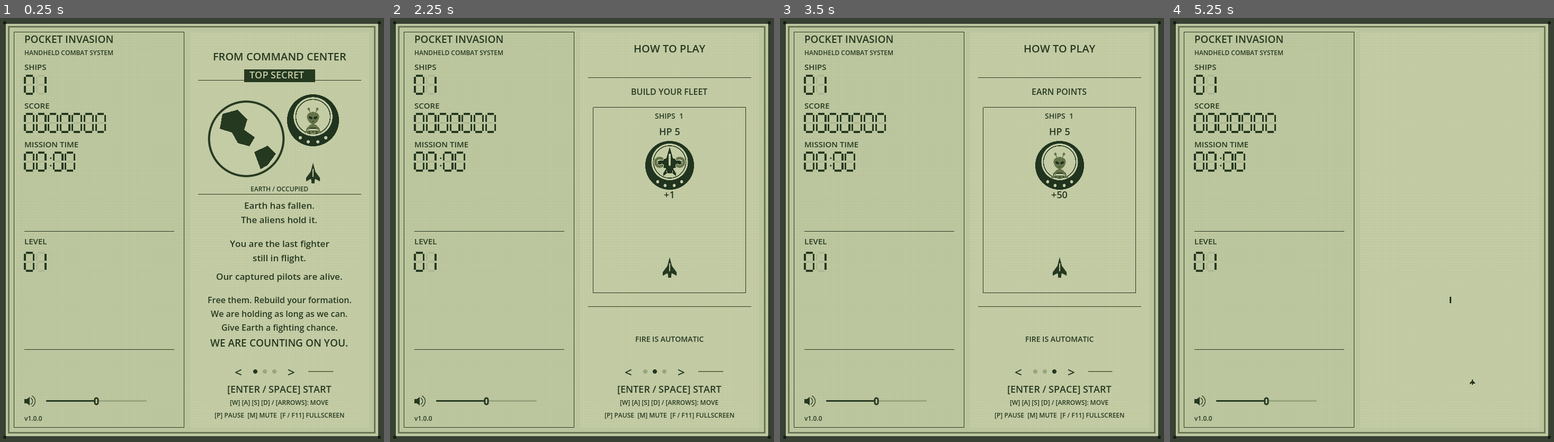
Above: before the commit, frames 1-4 (left to right).
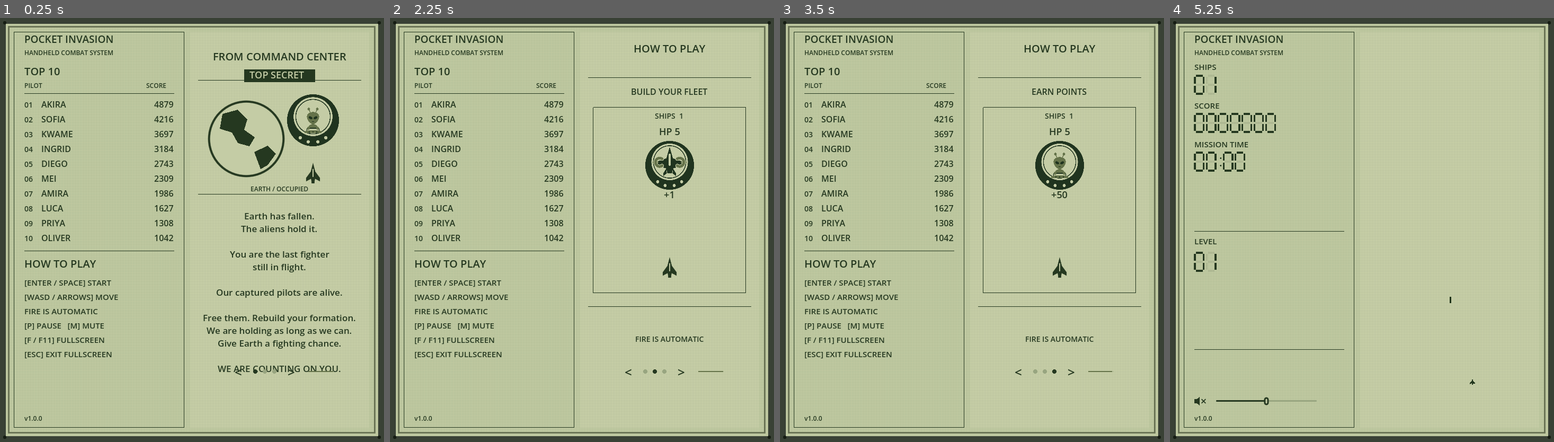
Above: after the commit, the same moments.

Repository: barmassimo/pocket-invasion
Game: Godot game, scene res://scenes/main.tscn
The game is run twice, just before and just after one commit, with the same random seed, the same clock (stepped at 60 frames per second) and the same inputs.
Inputs (mouse positions are in pixels of both pictures, inside the frame that each line leads up to):
- Up to frame 1 (0.25 s): no input
- Up to frame 2 (2.25 s): click "<" at 0.5 s; click (643, 369) at 1.27 s; click (654, 369) at 2.02 s
- Up to frame 3 (3.5 s): click (1052, 369) at 2.77 s
- Up to frame 4 (5.25 s): click ">" at 3.5 s; click (1196, 399) at 4.27 s; tap Enter at 5 s; move the mouse to (1446, 208) at 5.02 s; hold Right from 5.03 s (still down); tap M at 5.1 s; click (1446, 208) at 5.17 s

The runs differ from the first frame. In frame 1, 6.7% of the frame differs, in the area x 6-93%, y 11-95%; in frame 2, 3.7%; in frame 3, 3.7%; in frame 4, less than 0.1%.

Commit message:
Add local top ten scores and refine attract interface

Diff:
--- a/game/scripts/attract_demo.gd
+++ b/game/scripts/attract_demo.gd
@@ -71,9 +71,6 @@
 			text_at(512 + i * 25, lines[i], 16)
 	else:
 		text_at(546, "FIRE IS AUTOMATIC", 14)
-	text_at(642, "[ENTER / SPACE] START", 18)
-	text_at(665, "[W] [A] [S] [D] / [ARROWS]: MOVE", 12)
-	text_at(689, "[P] PAUSE  [M] MUTE  [F / F11] FULLSCREEN", 12)
 
 func action_text(y: float, text: String, size: int = 16) -> void:
 	draw_string(font, Vector2(0, y), text, HORIZONTAL_ALIGNMENT_CENTER, 280, size, INK)
--- a/game/scripts/checks.gd
+++ b/game/scripts/checks.gd
@@ -161,6 +161,82 @@
 	game.collect_pickups()
 	check(game.pickups.is_empty() and game.squad.size() == 3, "Freed fighters remain collectible while HELP is hidden")
 
+func check_high_scores(game: Node3D) -> void:
+	var original_table: LocalHighScores = game.high_scores
+	game.high_scores = Main.Scores.new()
+	game.lcd.high_scores = game.high_scores
+	game.high_score_path = ProjectSettings.globalize_path("res://../artifacts/high-scores-test.json")
+	var table: LocalHighScores = game.high_scores
+	check(table.entries.size() == 10 and table.rank_for(1042) == -1 and table.rank_for(1043) == 9 and table.rank_for(4880) == 0, "Ten seeded scores use strict qualification and stable ties")
+	check(Main.Scores.clean_name("aB!c") == "ABC", "Names accept only uppercase arcade characters")
+	check(table.record(4880, "test pilot") == 0 and table.entries[0].name == "TEST PILOT" and table.entries.size() == 10, "New score displaces exactly the last row and uppercases the name")
+	check(table.save_scores(game.high_score_path) == OK, "Local score table writes successfully")
+	var loaded := Main.Scores.new()
+	loaded.load_scores(game.high_score_path)
+	check(loaded.entries == table.entries, "Scores survive loading a new table")
+	loaded.record(4881, "")
+	check(loaded.entries[0].name == "PILOT" and loaded.save_scores(game.high_score_path) == OK, "Empty names get a fallback and saving replaces the previous file")
+	var broken := FileAccess.open(game.high_score_path, FileAccess.WRITE)
+	broken.store_string('{"format":1,"entries":[null]}')
+	broken.close()
+	loaded.load_scores(game.high_score_path)
+	check(loaded.entries.size() == 10 and loaded.entries[0].name == "AKIRA", "Malformed local data restores the complete seeded table")
+	table.reset_defaults()
+	game.reset_run(true, 123)
+	game.set_physics_process(false)
+	game.score = 2310
+	game.finish()
+	game._physics_process(2.99)
+	check(not game.lcd.entering_name and game.pending_high_score, "Qualifying defeat waits three seconds before name entry")
+	game._physics_process(0.02)
+	check(game.lcd.entering_name and not game.lcd.attract_active and not game.running and game.sound.fanfare_active and not game.sound.music_active, "Qualifying defeat opens name entry with the exclusive victory loop")
+	check(game.lcd.volume_slider.visible and game.lcd.speaker_button.visible and game.lcd.version_label.visible, "Musical name entry retains sound controls and version")
+	var key := InputEventKey.new()
+	key.pressed = true
+	key.keycode = KEY_M
+	key.unicode = 109
+	game._unhandled_key_input(key)
+	check(game.lcd.name_buffer.begins_with("M") and not game.sound.muted, "Typed lowercase M becomes an uppercase name letter without muting")
+	key.unicode = 0
+	key.keycode = KEY_UP
+	game._unhandled_key_input(key)
+	key.keycode = KEY_RIGHT
+	game._unhandled_key_input(key)
+	key.keycode = KEY_DOWN
+	game._unhandled_key_input(key)
+	check(game.lcd.name_buffer.begins_with("MA-"), "Arcade arrows choose letters and wrap through the character set")
+	game.sound.toggle_mute()
+	check(game.sound.fanfare.stream_paused, "Mute silences the victory loop")
+	game.sound.toggle_mute()
+	game.set_sound_volume(0)
+	check(game.sound.fanfare.stream_paused, "Zero volume silences the victory loop")
+	game.set_sound_volume(50)
+	check(not game.sound.fanfare.stream_paused, "Volume restores the victory loop")
+	key.keycode = KEY_ENTER
+	game._unhandled_key_input(key)
+	check(not game.lcd.entering_name and game.lcd.attract_active and not game.sound.fanfare.playing and not game.pending_high_score and table.entries[5].name == "MA-", "Enter saves once, stops the fanfare and returns to the leaderboard demo")
+	check(not game.lcd.volume_slider.visible and not game.lcd.speaker_button.visible and game.lcd.version_label.visible, "Silent Top 10 hides audio controls but keeps the version")
+	loaded.load_scores(game.high_score_path)
+	check(loaded.entries == table.entries, "Confirmed score and name persist together")
+	game.reset_run(true, 123)
+	game.score = 6000
+	game.finish()
+	key.keycode = KEY_SPACE
+	game._unhandled_key_input(key)
+	check(game.lcd.entering_name and game.defeat_hold_remaining == 0 and not game.running, "Space skips a qualifying defeat hold into name entry without restarting")
+	key.keycode = KEY_ENTER
+	key.echo = true
+	game._unhandled_key_input(key)
+	check(game.lcd.entering_name, "Held Enter cannot accidentally confirm a name")
+	key.echo = false
+	game._unhandled_key_input(key)
+	game._unhandled_key_input(key)
+	check(game.running and not game.lcd.entering_name and not game.lcd.attract_active and not game.sound.fanfare.playing, "Next Enter starts a clean run and hides the leaderboard")
+	game.high_scores = original_table
+	game.lcd.high_scores = original_table
+	game.high_score_path = Main.Scores.SAVE_PATH
+	game.reset_run(false)
+
 func run() -> void:
 	var clean_identity: Dictionary = {"version": Info.version(), "commit": "a".repeat(40), "modified": false}
 	check(Info.label(clean_identity) == "v%s-aaaaaaa" % Info.version(), "Clean build identity uses compact version-hash format")
@@ -180,6 +256,7 @@
 	check(Info.validated(invalid_identity).is_empty(), "Invalid commit identity is rejected")
 	var game := Main.new()
 	root.add_child(game)
+	check_high_scores(game)
 	check(game.lcd.volume_slider.get_rect().end.y < game.lcd.version_label.position.y, "Raised volume control leaves clear space above version label")
 	check(game.lcd.version_label.position.x == 46 and game.lcd.version_label.get_rect().end.y < 773, "Version label stays inside the lower-left LCD panel")
 	check(game.lcd.intro.visible and not game.lcd.demo.visible and not game.running, "Startup shows the story without running the course or demo")
--- /dev/null
+++ b/game/scripts/high_scores.gd
@@ -0,0 +1,84 @@
+class_name LocalHighScores
+extends RefCounted
+
+const SAVE_PATH: String = "user://high_scores.json"
+const NAME_LENGTH: int = 12
+const ALPHABET: String = " ABCDEFGHIJKLMNOPQRSTUVWXYZ0123456789-"
+var entries: Array[Dictionary] = []
+
+func _init() -> void:
+	reset_defaults()
+
+func reset_defaults() -> void:
+	entries.clear()
+	var names: Array[String] = ["AKIRA", "SOFIA", "KWAME", "INGRID", "DIEGO", "MEI", "AMIRA", "LUCA", "PRIYA", "OLIVER"]
+	var points: Array[int] = [4879, 4216, 3697, 3184, 2743, 2309, 1986, 1627, 1308, 1042]
+	for i: int in range(10):
+		entries.append({"name": names[i], "score": points[i]})
+
+static func clean_name(value: String) -> String:
+	var result: String = ""
+	for character: String in value.to_upper():
+		if character in ALPHABET and result.length() < NAME_LENGTH:
+			result += character
+	return result.strip_edges()
+
+func rank_for(points: int) -> int:
+	for i: int in range(entries.size()):
+		# Existing entries win ties; a run must beat the tenth score.
+		if points > int(entries[i].score):
+			return i
+	return -1
+
+func record(points: int, player_name: String) -> int:
+	var rank: int = rank_for(points)
+	if rank < 0:
+		return -1
+	var name_text: String = clean_name(player_name)
+	entries.insert(rank, {"name": name_text if not name_text.is_empty() else "PILOT", "score": points})
+	entries.resize(10)
+	return rank
+
+func load_scores(path: String = SAVE_PATH) -> void:
+	reset_defaults()
+	if not FileAccess.file_exists(path):
+		return
+	var file := FileAccess.open(path, FileAccess.READ)
+	if file == null:
+		return
+	var data: Variant = JSON.parse_string(file.get_as_text())
+	if not data is Dictionary or data.get("format") != 1 or not data.get("entries") is Array:
+		return
+	var rows: Array = data.entries
+	if rows.size() != 10:
+		return
+	var loaded: Array[Dictionary] = []
+	var previous: int = 2147483647
+	for row: Variant in rows:
+		if not row is Dictionary or not row.get("name") is String:
+			return
+		var points: Variant = row.get("score")
+		if not (points is float or points is int):
+			return
+		if not is_finite(float(points)) or points < 0 or points > previous or float(points) != floorf(float(points)):
+			return
+		var name_text: String = clean_name(row.name)
+		if name_text.is_empty():
+			return
+		loaded.append({"name": name_text, "score": int(points)})
+		previous = int(points)
+	entries = loaded
+
+func save_scores(path: String = SAVE_PATH) -> Error:
+	# Replace only a fully written file, retaining the previous table on failure.
+	var temporary: String = path + ".tmp"
+	var file := FileAccess.open(temporary, FileAccess.WRITE)
+	if file == null:
+		return FileAccess.get_open_error()
+	file.store_string(JSON.stringify({"format": 1, "entries": entries}))
+	file.flush()
+	var error: Error = file.get_error()
+	file.close()
+	if error != OK:
+		return error
+	return DirAccess.rename_absolute(temporary, path)
--- a/game/scripts/lcd_display.gd
+++ b/game/scripts/lcd_display.gd
@@ -3,6 +3,7 @@
 
 signal volume_changed(percent: float)
 signal mute_requested
+signal name_confirmed(player_name: String)
 
 const Rules = preload("res://scripts/invasion_rules.gd")
 const Demo = preload("res://scripts/attract_demo.gd")
@@ -24,9 +25,16 @@
 var seconds: int = 0
 var muted: bool = false
 var volume_slider: HSlider
+var speaker_button: Button
 var page_navigation: Control
 var version_label: Label
 var lcd_font := SystemFont.new()
+var high_scores: LocalHighScores
+var entering_name: bool = false
+var name_buffer: String = ""
+var name_cursor: int = 0
+var entry_score: int = 0
+var entry_rank: int = 0
 
 func _ready() -> void:
 	mouse_filter = Control.MOUSE_FILTER_IGNORE
@@ -72,7 +80,7 @@
 		volume_slider.add_theme_icon_override(icon_name, preload("res://assets/icons/volume_knob.svg"))
 	volume_slider.value_changed.connect(func(value: float) -> void: volume_changed.emit(value))
 	add_child(volume_slider)
-	var speaker_button := Button.new()
+	speaker_button = Button.new()
 	speaker_button.position = Vector2(29, 707)
 	speaker_button.size = Vector2(40, 30)
 	speaker_button.flat = true
@@ -98,6 +106,9 @@
 	print("BUILD_IDENTITY=", version_label.text)
 
 func set_playing(playing: bool) -> void:
+	entering_name = false
+	volume_slider.visible = playing
+	speaker_button.visible = playing
 	attract_active = not playing
 	page_navigation.visible = not playing
 	attract_clock = 0.0
@@ -107,6 +118,49 @@
 	page_navigation.queue_redraw()
 	set_process(not playing)
 	queue_redraw()
+
+func begin_name_entry(points: int, rank: int) -> void:
+	set_playing(true)
+	entering_name = true
+	entry_score = points
+	entry_rank = rank
+	name_buffer = " ".repeat(LocalHighScores.NAME_LENGTH)
+	name_cursor = 0
+	queue_redraw()
+
+func handle_name_key(event: InputEventKey) -> void:
+	if event.keycode in [KEY_ENTER, KEY_KP_ENTER]:
+		if not event.echo:
+			name_confirmed.emit(name_buffer)
+		return
+	match event.keycode:
+		KEY_LEFT:
+			name_cursor = posmod(name_cursor - 1, LocalHighScores.NAME_LENGTH)
+		KEY_RIGHT:
+			name_cursor = posmod(name_cursor + 1, LocalHighScores.NAME_LENGTH)
+		KEY_UP, KEY_DOWN:
+			var index: int = LocalHighScores.ALPHABET.find(name_buffer[name_cursor])
+			index = posmod(index + (1 if event.keycode == KEY_UP else -1), LocalHighScores.ALPHABET.length())
+			replace_name_character(LocalHighScores.ALPHABET[index])
+		KEY_BACKSPACE:
+			name_cursor = maxi(0, name_cursor - 1)
+			replace_name_character(" ")
+		KEY_DELETE:
+			replace_name_character(" ")
+		KEY_HOME:
+			name_cursor = 0
+		KEY_END:
+			name_cursor = mini(name_buffer.strip_edges().length(), LocalHighScores.NAME_LENGTH - 1)
+		_:
+			if event.unicode >= 32 and not event.ctrl_pressed and not event.alt_pressed and not event.meta_pressed:
+				var character: String = String.chr(event.unicode).to_upper()
+				if character.length() == 1 and character in LocalHighScores.ALPHABET:
+					replace_name_character(character)
+					name_cursor = mini(name_cursor + 1, LocalHighScores.NAME_LENGTH - 1)
+	queue_redraw()
+
+func replace_name_character(character: String) -> void:
+	name_buffer = name_buffer.substr(0, name_cursor) + character + name_buffer.substr(name_cursor + 1)
 
 func add_page_button(at: Vector2, bounds: Vector2, text: String, hint: String, action: Callable) -> void:
 	var button := Button.new()
@@ -182,7 +236,7 @@
 	draw_rect(Rect2(PLAYFIELD_RECT.position.x, 0, PLAYFIELD_RECT.size.x, PLAYFIELD_RECT.position.y), margin_color)
 	draw_rect(Rect2(PLAYFIELD_RECT.position.x, PLAYFIELD_RECT.end.y, PLAYFIELD_RECT.size.x, 800 - PLAYFIELD_RECT.end.y), margin_color)
 	# The course and attract pages share the same surrounding margin.
-	if intro.visible or demo.visible:
+	if intro.visible or demo.visible or entering_name:
 		draw_rect(PLAYFIELD_RECT, Color("c4cca5"))
 	# Passive-matrix texture, not CRT scanlines. Drawn once per HUD update.
 	for x: int in range(18, WINDOW_WIDTH - 17, 5):
@@ -196,6 +250,18 @@
 		draw_circle(at, 3, Color("161d13"))
 	caption(Vector2(46, 47), "POCKET INVASION", 19)
 	caption(Vector2(46, 70), "HANDHELD COMBAT SYSTEM", 12)
+	if attract_active or entering_name:
+		draw_high_scores()
+	else:
+		draw_game_status()
+	if entering_name:
+		draw_name_entry()
+	if not attract_active:
+		draw_set_transform(Vector2(46, 714.6), 0.0, Vector2(0.60, 0.60))
+		draw_speaker(Vector2.ZERO)
+		draw_set_transform(Vector2.ZERO)
+
+func draw_game_status() -> void:
 	caption(Vector2(46, 98), "SHIPS")
 	segment_text("%02d" % soldiers, Vector2(47, 109), 34)
 	caption(Vector2(46, 171), "SCORE")
@@ -206,9 +272,38 @@
 	caption(Vector2(46, 427), "LEVEL")
 	segment_text("%02d" % Rules.threat_level(float(seconds)), Vector2(47, 443), 34)
 	draw_line(Vector2(46, 626), Vector2(329, 626), INK)
-	draw_set_transform(Vector2(46, 714.6), 0.0, Vector2(0.60, 0.60))
-	draw_speaker(Vector2.ZERO)
-	draw_set_transform(Vector2.ZERO)
+
+func draw_high_scores() -> void:
+	caption(Vector2(46, 108), "TOP 10", 20)
+	caption(Vector2(46, 132), "PILOT", 12)
+	caption(Vector2(276, 132), "SCORE", 12)
+	draw_line(Vector2(46, 143), Vector2(329, 143), INK)
+	if high_scores != null:
+		for i: int in range(high_scores.entries.size()):
+			var row: Dictionary = high_scores.entries[i]
+			var y: float = 169 + i * 28
+			caption(Vector2(46, y), "%02d" % (i + 1), 14)
+			caption(Vector2(78, y), row.name, 16)
+			draw_string(lcd_font, Vector2(216, y), str(row.score), HORIZONTAL_ALIGNMENT_RIGHT, 112, 16, INK)
+	draw_line(Vector2(46, 440), Vector2(329, 440), INK)
+	caption(Vector2(46, 471), "HOW TO PLAY", 20)
+	var lines: Array[String] = ["[ENTER / SPACE] START", "[WASD / ARROWS] MOVE", "FIRE IS AUTOMATIC", "[P] PAUSE   [M] MUTE", "[F / F11] FULLSCREEN", "[ESC] EXIT FULLSCREEN"]
+	for i: int in range(lines.size()):
+		caption(Vector2(46, 505 + i * 27), lines[i], 15)
+
+func draw_name_entry() -> void:
+	draw_string(lcd_font, Vector2(374, 186), "TOP 10 / WELL DONE!", HORIZONTAL_ALIGNMENT_CENTER, 308, 22, INK)
+	draw_string(lcd_font, Vector2(374, 230), "RANK %02d   SCORE %d" % [entry_rank + 1, entry_score], HORIZONTAL_ALIGNMENT_CENTER, 308, 17, INK)
+	draw_line(Vector2(384, 261), Vector2(672, 261), INK)
+	draw_string(lcd_font, Vector2(374, 309), "ENTER YOUR NAME", HORIZONTAL_ALIGNMENT_CENTER, 308, 20, INK)
+	for i: int in range(LocalHighScores.NAME_LENGTH):
+		var x: float = 385 + i * 24
+		if i == name_cursor:
+			draw_rect(Rect2(x - 2, 338, 22, 37), INK)
+		draw_string(lcd_font, Vector2(x, 365), name_buffer[i] if name_buffer[i] != " " else "_", HORIZONTAL_ALIGNMENT_LEFT, -1, 25, Color("c4cca5") if i == name_cursor else INK)
+	var lines: Array[String] = ["TYPE OR USE THE ARROWS", "[UP / DOWN] CHANGE LETTER", "[LEFT / RIGHT] MOVE CURSOR", "[BACKSPACE] ERASE", "[ENTER] SAVE & RETURN"]
+	for i: int in range(lines.size()):
+		draw_string(lcd_font, Vector2(374, 437 + i * 34), lines[i], HORIZONTAL_ALIGNMENT_CENTER, 308, 16, INK)
 
 func draw_speaker(at: Vector2) -> void:
 	# A compact filled speaker with sound waves or a mute cross.
--- a/game/scripts/main.gd
+++ b/game/scripts/main.gd
@@ -8,6 +8,11 @@
 const Display = preload("res://scripts/lcd_display.gd")
 const Recapture = preload("res://scripts/recapture_flash.gd")
 const Pickup = preload("res://scripts/rescue_pickup.gd")
+const Scores = preload("res://scripts/high_scores.gd")
+const HIGH_SCORE_HOLD_SECONDS: float = 3.0
+var high_scores: LocalHighScores = Scores.new()
+var pending_high_score: bool = false
+var high_score_path: String = Scores.SAVE_PATH
 const PLAYER_Z: float = 5.0
 const DEFEAT_HOLD_SECONDS: float = 10.0
 var defeat_hold_remaining: float = 0.0
@@ -50,6 +55,7 @@
 	sound = Sound.new() as ArcadeSound
 	add_child(sound)
 	build_world()
+	high_scores.load_scores(high_score_path)
 	build_ui()
 	reset_run(false)
 	print("USER_DATA_DIR=", OS.get_user_data_dir())
@@ -150,6 +156,8 @@
 	layer.add_child(lcd)
 	lcd.volume_changed.connect(set_sound_volume)
 	lcd.mute_requested.connect(toggle_sound_mute)
+	lcd.name_confirmed.connect(save_high_score)
+	lcd.high_scores = high_scores
 	recapture = Recapture.new() as RecaptureFlash
 	recapture.camera = camera
 	layer.add_child(recapture)
@@ -206,6 +214,7 @@
 	running = play
 	sound.set_music_playing(play)
 	started = play
+	pending_high_score = false
 	defeat_hold_remaining = 0.0
 	lcd.set_playing(play)
 	message.visible = play
@@ -248,10 +257,16 @@
 	return Vector2(screen_z(Display.PLAYFIELD_RECT.position.y + 8.0) + 0.32, screen_z(Display.PLAYFIELD_RECT.end.y - 8.0) - depth - 0.32)
 
 func _unhandled_key_input(event: InputEvent) -> void:
+	if lcd.entering_name and event is InputEventKey and event.pressed and event.keycode not in [KEY_ESCAPE, KEY_F11]:
+		lcd.handle_name_key(event)
+		get_viewport().set_input_as_handled()
+		return
 	if event is not InputEventKey or not event.pressed or event.echo:
 		return
 	if event.keycode in [KEY_ENTER, KEY_KP_ENTER, KEY_SPACE]:
-		if not started or squad.is_empty():
+		if pending_high_score:
+			begin_high_score()
+		elif not started or squad.is_empty():
 			reset_run()
 	elif event.keycode in [KEY_LEFT, KEY_RIGHT] and lcd.attract_active:
 		lcd.step_page(-1 if event.keycode == KEY_LEFT else 1)
@@ -282,9 +297,10 @@
 		if defeat_hold_remaining > 0.0:
 			defeat_hold_remaining = maxf(0.0, defeat_hold_remaining - delta)
 			if defeat_hold_remaining == 0.0:
-				lcd.set_playing(false)
-				message.visible = false
-				update_hud()
+				if pending_high_score:
+					begin_high_score()
+				else:
+					return_to_demo()
 		return
 	elapsed += delta
 	sound.tick(delta)
@@ -487,11 +503,39 @@
 	running = false
 	started = false
 	sound.set_music_playing(false)
-	defeat_hold_remaining = DEFEAT_HOLD_SECONDS
+	pending_high_score = high_scores.rank_for(score) >= 0
+	defeat_hold_remaining = HIGH_SCORE_HOLD_SECONDS if pending_high_score else DEFEAT_HOLD_SECONDS
 	lcd.set_playing(true)
 	message.visible = true
 	sound.play_effect("defeat")
-	message.text = "FLEET LOST\n\n[ENTER / SPACE] START"
+	message.text = "FLEET LOST\n\nTOP 10 SCORE!\n\n[ENTER / SPACE]\nENTER YOUR NAME" if pending_high_score else "FLEET LOST\n\n[ENTER / SPACE] START"
+
+func begin_high_score() -> void:
+	defeat_hold_remaining = 0.0
+	toast.text = ""
+	toast_icon.visible = false
+	message.visible = false
+	lcd.begin_name_entry(score, high_scores.rank_for(score))
+	sound.set_fanfare_playing(true)
+
+func save_high_score(player_name: String) -> void:
+	if not pending_high_score:
+		return
+	high_scores.record(score, player_name)
+	var error: Error = high_scores.save_scores(high_score_path)
+	pending_high_score = false
+	sound.stop_all()
+	return_to_demo()
+	if error != OK:
+		notice("SAVE FAILED / SESSION ONLY", 0.0)
+		push_warning("Local high scores could not be saved: %s" % error_string(error))
+
+func return_to_demo() -> void:
+	toast.text = ""
+	toast_icon.visible = false
+	message.visible = false
+	lcd.set_playing(false)
+	update_hud()
 
 func update_hud() -> void:
 	lcd.update_status(squad.size(), score, elapsed)
--- a/game/scripts/music.gd
+++ b/game/scripts/music.gd
@@ -42,6 +42,37 @@
 static func frequency(note: int) -> float:
 	return 440.0 * pow(2.0, float(note - 69) / 12.0)
 
+static func build_fanfare() -> AudioStreamWAV:
+	# Original bright C-major victory march, eight bars with a looping cadence.
+	var melody: Array[int] = [
+		72, 0, 72, 76, 79, 0, 79, 0, 81, 79, 76, 0, 79, 0, 0, 0,
+		77, 0, 77, 81, 84, 0, 84, 0, 83, 81, 79, 0, 79, 0, 0, 0,
+		76, 79, 84, 0, 84, 83, 81, 79, 77, 81, 84, 0, 84, 0, 81, 0,
+		79, 83, 86, 0, 84, 0, 83, 79, 84, 0, 0, 0, 0, 0, 0, 0]
+	var roots: Array[int] = [48, 48, 53, 55, 48, 53, 55, 48]
+	var step_seconds: float = 0.1875
+	var count: int = roundi(melody.size() * step_seconds * SAMPLE_RATE)
+	var data := PackedByteArray()
+	data.resize(count * 2)
+	for i: int in range(count):
+		var seconds: float = float(i) / SAMPLE_RATE
+		var step: int = mini(floori(seconds / step_seconds), melody.size() - 1)
+		var t: float = fposmod(seconds, step_seconds)
+		var envelope: float = minf(t / 0.006, 1.0) * clampf((step_seconds * 0.88 - t) / 0.025, 0.0, 1.0)
+		var phase: float = TAU * frequency(melody[step]) * t
+		var lead: float = (sin(phase) + sin(phase * 3.0) / 3.0) * 0.25 if melody[step] > 0 else 0.0
+		var root_note: int = roots[step / 8]
+		var harmony: float = sin(TAU * frequency(root_note + 16) * t) * 0.09
+		var bass: float = sin(TAU * frequency(root_note + (12 if step % 2 else 0)) * t) * 0.25
+		data.encode_s16(i * 2, roundi((lead + harmony + bass) * envelope * 32767.0))
+	var stream := AudioStreamWAV.new()
+	stream.format = AudioStreamWAV.FORMAT_16_BITS
+	stream.mix_rate = SAMPLE_RATE
+	stream.data = data
+	stream.loop_mode = AudioStreamWAV.LOOP_FORWARD
+	stream.loop_end = count
+	return stream
+
 static func build() -> AudioStreamWAV:
 	var step_seconds: float = 30.0 / BPM
 	var count: int = roundi(MELODY.size() * step_seconds * SAMPLE_RATE)
--- a/game/scripts/sound.gd
+++ b/game/scripts/sound.gd
@@ -8,6 +8,8 @@
 const Music = preload("res://scripts/music.gd")
 var music: AudioStreamPlayer
 var music_active: bool = false
+var fanfare: AudioStreamPlayer
+var fanfare_active: bool = false
 var players: Dictionary[String, AudioStreamPlayer] = {}
 var muted: bool = false
 var volume_percent: float = 50.0
@@ -24,6 +26,17 @@
 	music = AudioStreamPlayer.new()
 	music.stream = Music.build()
 	add_child(music)
+	fanfare = AudioStreamPlayer.new()
+	fanfare.stream = Music.build_fanfare()
+	add_child(fanfare)
+	update_music()
+
+func set_fanfare_playing(active: bool) -> void:
+	fanfare_active = active
+	if active:
+		set_music_playing(false)
+	else:
+		fanfare.stop()
 	update_music()
 
 func set_music_playing(active: bool) -> void:
@@ -40,6 +53,12 @@
 	# Volume-only changes must leave the playback state and position alone.
 	if music.stream_paused != should_pause:
 		music.stream_paused = should_pause
+	fanfare.volume_db = music.volume_db
+	if fanfare_active and not fanfare.playing:
+		fanfare.play()
+	var fanfare_pause: bool = not fanfare_active or muted or volume_percent <= 0.0
+	if fanfare.stream_paused != fanfare_pause:
+		fanfare.stream_paused = fanfare_pause
 
 func create_effect(id: String, notes: Array[float], duration: float, noise_mix: float, volume: float) -> void:
 	var data := PackedByteArray()
@@ -88,6 +107,8 @@
 	stop_effects()
 	music_active = false
 	music.stop()
+	fanfare_active = false
+	fanfare.stop()
 
 func stop_effects() -> void:
 	for player: AudioStreamPlayer in players.values():
--- a/game/scripts/story_intro.gd
+++ b/game/scripts/story_intro.gd
@@ -15,11 +15,8 @@
 	font.font_names = PackedStringArray(["Consolas", "Courier New"])
 	font.font_weight = 700
 	paragraph(60, "FROM COMMAND CENTER", 20)
-	paragraph(340, "Earth has fallen.\nThe aliens hold it.", 17)
-	paragraph(412, "You are the last fighter\nstill in flight.", 17)
-	paragraph(474, "Our captured pilots are alive.", 17)
-	paragraph(518, "Free them. Rebuild your formation.\nWe are holding as long as we can.\nGive Earth a fighting chance.", 16)
-	paragraph(600, "WE ARE COUNTING ON YOU.", 19)
+	# One label gives every line and blank paragraph separator the same metrics.
+	paragraph(360, "Earth has fallen.\nThe aliens hold it.\n\nYou are the last fighter\nstill in flight.\n\nOur captured pilots are alive.\n\nFree them. Rebuild your formation.\nWe are holding as long as we can.\nGive Earth a fighting chance.\n\nWE ARE COUNTING ON YOU.", 17)
 
 func _process(delta: float) -> void:
 	if not is_visible_in_tree():
@@ -36,6 +33,7 @@
 	label.horizontal_alignment = HORIZONTAL_ALIGNMENT_CENTER
 	label.add_theme_font_override("font", font)
 	label.add_theme_font_size_override("font_size", size)
+	label.add_theme_constant_override("line_spacing", 0)
 	label.add_theme_color_override("font_color", INK)
 	add_child(label)
 
@@ -57,9 +55,6 @@
 	draw_capture_sequence()
 	draw_set_transform(Vector2.ZERO)
 	draw_line(Vector2(25, 315), Vector2(333, 315), INK)
-	draw_string(font, Vector2(25, 689), "[ENTER / SPACE] START", HORIZONTAL_ALIGNMENT_CENTER, 308, 18, INK)
-	draw_string(font, Vector2(25, 712), "[W] [A] [S] [D] / [ARROWS]: MOVE", HORIZONTAL_ALIGNMENT_CENTER, 308, 12, INK)
-	draw_string(font, Vector2(25, 736), "[P] PAUSE  [M] MUTE  [F / F11] FULLSCREEN", HORIZONTAL_ALIGNMENT_CENTER, 308, 12, INK)
 
 func draw_capture_sequence() -> void:
 	var t: float = animation_time - START_DELAY
Not shown, added: game/scripts/high_scores.gd.uid
Not shown, added: docs/ARCHITECTURE.md
Not shown, changed: docs/CHANGELOG.md
Not shown, changed: docs/DEVELOPMENT.md
Not shown, added: docs/MANUAL.md
